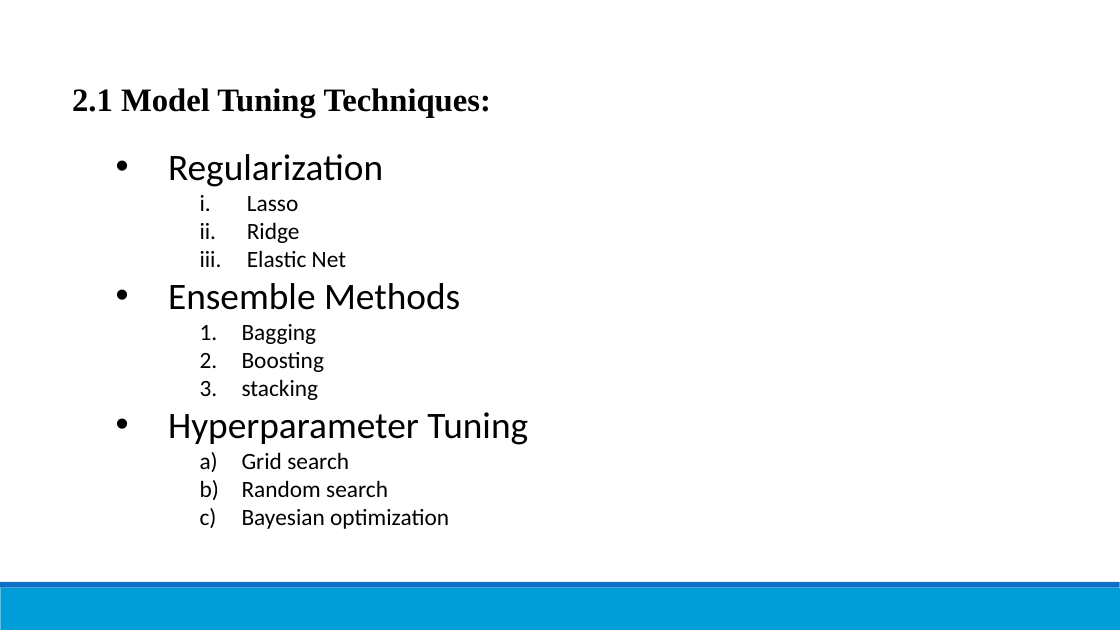
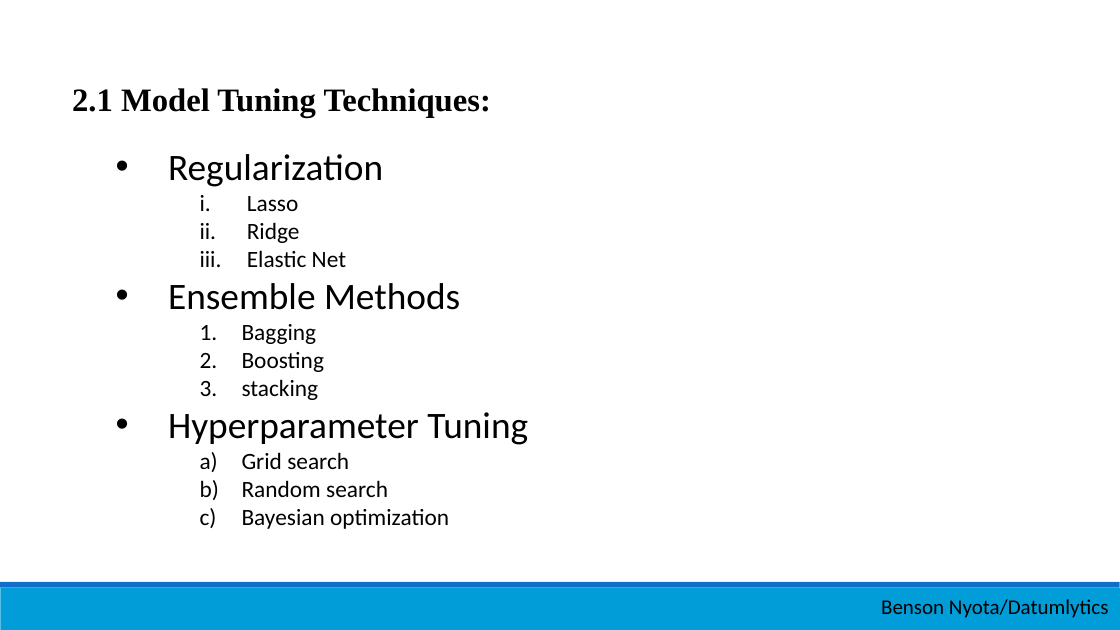
Before and after one commit to Nyotabenson/March24_Resources, a slide deck: slide 13 of 21_Intro... Machine Learning/Introduction_to_ML.pptx. Drawn at 1120x630 pixels with LibreOffice and Linux fonts; fonts in the diff are those of the drawing. Boxes give left, top, right and bottom in pixels: in the first picture for what was removed or moved away, otherwise in the second. Text is boxed around its words. In the diff, an @@ line names an element or a change of style, - is before the commit and + after.

```diff
--- a/21_Intro... Machine Learning/Introduction_to_ML.pptx
+++ b/21_Intro... Machine Learning/Introduction_to_ML.pptx
@@ text added at [881, 599, 1109, 618], 18 pt, text #000000 @@
+Benson Nyota/Datumlytics
```
Also in this commit, not shown: 5 other slides changed, 6 other files.
